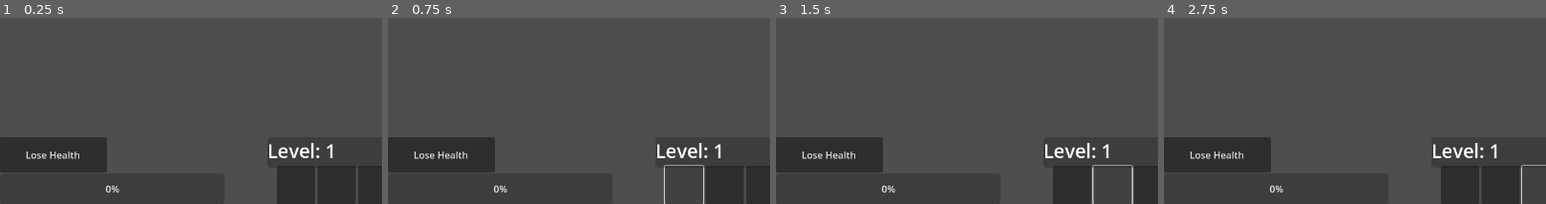
Above: before the commit, frames 1-4 (left to right).
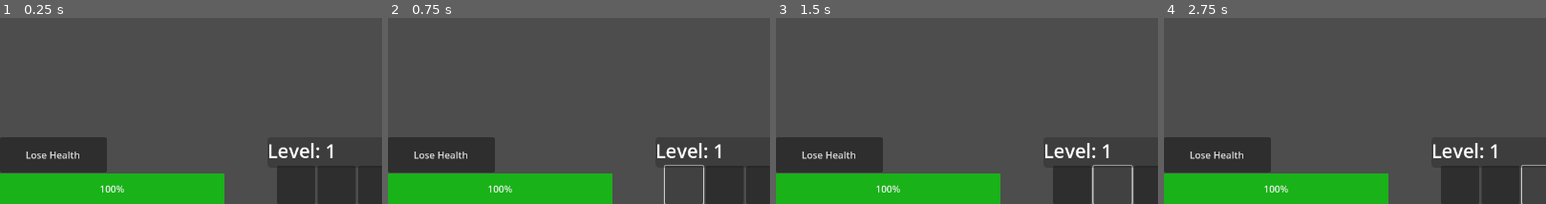
Above: after the commit, the same moments.

Repository: trex414/Profpocalypse-Purdue-Edition
Game: Godot game, scene res://test_main.tscn
Same seed, same stepped clock (60 frames per second), same inputs: the game is played once before the commit and once after it.
Inputs (mouse positions are % of the whole screen's width and height, from its top left):
- Up to frame 1 (0.25 s): no input
- Up to frame 2 (0.75 s): click (39, 95) at 0.52 s
- Up to frame 3 (1.5 s): click (44, 95) at 1.27 s
- Up to frame 4 (2.75 s): click (49, 95) at 2 s
The pictures show only the part of the screen within x 0-50%, y 50-100%; the shares and areas given below are measured in that part.

The runs differ from the first frame. In frame 1, 9.6% of the frame differs, in the area x 0-59%, y 83-100%; in frame 2, 9.6%; in frame 3, 9.6%; in frame 4, 9.6%.

Commit message:
Debugged save/delete, fixed exp saving, worked on inventory saving

Diff:
--- a/Inventory/script/inventory.gd
+++ b/Inventory/script/inventory.gd
@@ -54,6 +54,7 @@
 func _ready():
 	backpack_bg.texture = preload("res://Inventory/assets/Backpack.png")  # Load backpack image
 	$CanvasLayer/Panel/Label/ColorRect.visible = false
+	inventory = PlayerData.inventory.duplicate(true)
 	setup_inventory()
 	add_button.connect("pressed", Callable(self, "add_item"))
 	delete_button.connect("pressed", Callable(self, "delete_item"))
@@ -112,7 +113,8 @@
 		return
 
 	# Adds new item to the inventory array in Player Data
-	PlayerData.inventory.append(new_item)
+	PlayerData.inventory = inventory.duplicate(true)
+
 	print(PlayerData.get_game_state()) # Print for testing (confirm item is in inventory)
 
 	# Try to stack if item is stackable
@@ -120,6 +122,9 @@
 		for i in range(SLOT_COUNT):
 			if inventory[i] != null and inventory[i]["name"] == new_item["name"]:
 				inventory[i]["count"] += 1
+
+				PlayerData.inventory = inventory.duplicate(true)
+
 				update_inventory()
 				print("Stacked item in slot", i, "new count:", inventory[i]["count"])
 				return
@@ -128,6 +133,9 @@
 	for i in range(SLOT_COUNT):
 		if inventory[i] == null:
 			inventory[i] = new_item.duplicate()
+
+			PlayerData.inventory = inventory.duplicate(true)
+
 			update_inventory()
 			print("Added new item:", new_item["name"], "to slot", i)
 			return
@@ -168,6 +176,9 @@
 
 		# Reset selection after moving
 		selected_slot = null
+
+		PlayerData.inventory = inventory.duplicate(true)
+
 		update_inventory()
 
 	# Highlight selected slot (only if still selected)
@@ -212,10 +223,16 @@
 				return true
 	return false
 
+	PlayerData.inventory = inventory.duplicate(true)
+
+
 # Function to delete selected item
 func delete_item():
 	if selected_slot != null and inventory[selected_slot] != null:
 		inventory[selected_slot] = null
+
+		PlayerData.inventory = inventory.duplicate(true)
+
 		update_inventory()
 		print("Deleted item from slot", selected_slot)
 		deselect_item()
@@ -249,6 +266,8 @@
 					if item["count"] <= 0:
 						inventory[selected_slot] = null
 
+					PlayerData.inventory = inventory.duplicate(true)
+
 					update_inventory()
 				else:
 					print("Health is already full. Cannot use potion.")
@@ -270,6 +289,8 @@
 				item["count"] -= 1
 				if item["count"] <= 0:
 					inventory[selected_slot] = null
+
+					PlayerData.inventory = inventory.duplicate(true)
 
 				update_inventory()
 			else:
@@ -281,6 +302,9 @@
 			item["count"] -= 1
 			if item["count"] <= 0:
 				inventory[selected_slot] = null
+
+			PlayerData.inventory = inventory.duplicate(true)
+
 			update_inventory()
 		else:
 			print("Unknown spell.")
@@ -309,8 +333,12 @@
 	deselect_item()
 	if inventory[slot_index] != null:
 		hud.move_to_item_bar(inventory[slot_index], bar_slot)  # Move to HUD
+		PlayerData.item_bar[bar_slot] = inventory[slot_index]
 		inventory[slot_index] = null  # Remove from inventory
 		selected_slot = null  # Clear selection
+
+		PlayerData.inventory = inventory.duplicate(true)
+
 		update_inventory()
 
 # Function to move potion from inventory to potion bar
@@ -318,8 +346,12 @@
 	deselect_item()
 	if inventory[slot_index] != null and inventory[slot_index]["type"] == ItemType.SPELL:
 		hud.move_to_potion_bar(inventory[slot_index], bar_slot)
+		PlayerData.potion_bar[bar_slot] = inventory[slot_index]
 		inventory[slot_index] = null
 		selected_slot = null
+
+		PlayerData.inventory = inventory.duplicate(true)
+
 		update_inventory()
 	else:
 		print("Only potions can go here!")
@@ -330,6 +362,13 @@
 	for i in range(SLOT_COUNT):
 		if inventory[i] == null:
 			inventory[i] = item.duplicate()
+
+			for j in range(PlayerData.item_bar.size()):
+				if PlayerData.item_bar[j] == item:
+					PlayerData.item_bar[j] = null
+
+			PlayerData.inventory = inventory.duplicate()
+
 			update_inventory()
 			print("Added", item["name"], "to inventory slot", i)
 			return true
@@ -342,6 +381,16 @@
 	for i in range(SLOT_COUNT):
 		if inventory[i] != null and inventory[i]["name"] == potion_name:
 			inventory[i]["count"] += potion_count
+
+			for j in range(PlayerData.potion_bar.size()):
+				if PlayerData.potion_bar[j].name == potion_name:
+					if PlayerData.potion_bar[j].count > potion_count:
+						PlayerData.potion_bar[j].count -= potion_count
+					else:
+						PlayerData.potion_bar[j] = null
+
+			PlayerData.inventory = inventory.duplicate(true)
+
 			update_inventory()
 			print("Stacked", potion_count, potion_name, "in inventory slot", i)
 			return true
@@ -356,6 +405,14 @@
 				"stackable": true,
 				"count": potion_count
 			}
+			for j in range(PlayerData.potion_bar.size()):
+				if PlayerData.potion_bar[j] == null || PlayerData.potion_bar[j].is_empty():
+					continue
+				if PlayerData.potion_bar[j].name == potion_name:
+					PlayerData.potion_bar[j] = null
+
+			PlayerData.inventory = inventory.duplicate(true)
+
 			update_inventory()
 			print("Added new potion:", potion_name, "x", potion_count, "to slot", i)
 			return true
--- a/Inventory/script/inventory_manager.gd
+++ b/Inventory/script/inventory_manager.gd
@@ -7,7 +7,33 @@
 var inventory = []
 
 func _ready():
+	#SaveManager.connect("save_data_loaded", Callable(self, "_on_save_data_loaded"))
+	#print("Waiting for SaveManager to load...")
+	print("SaveManager finished loading, now initializing inventory.")
+	inventory = PlayerData.inventory.duplicate(true)
+	print("========1 inventory: ", inventory)
+
 	# Initialize empty inventory if not already set
 	if inventory.size() == 0:
+		print("Inventory save NOT detected. <============")
 		for i in range(SLOT_COUNT):
 			inventory.append(null)
+	else:
+		print("Inventory save detected. <============")
+		for i in range(SLOT_COUNT):
+			inventory.append(PlayerData.inventory[i])
+
+func _on_save_data_loaded():
+	print("SaveManager finished loading, now initializing inventory.")
+	inventory = PlayerData.inventory.duplicate(true)
+	print("========1 inventory: ", inventory)
+
+	# Initialize empty inventory if not already set
+	if inventory.size() == 0:
+		print("Inventory save NOT detected. <============")
+		for i in range(SLOT_COUNT):
+			inventory.append(null)
+	else:
+		print("Inventory save detected. <============")
+		for i in range(SLOT_COUNT):
+			inventory.append(PlayerData.inventory[i])
--- a/Main HUD/Script/exp_bar.gd
+++ b/Main HUD/Script/exp_bar.gd
@@ -16,11 +16,11 @@
 
 # initilize the EXP bar as well as ignoring mouse so we can interact with other layers
 func _ready():
-	update_exp_bar()
-	reset_exp_data()
-	self.mouse_filter = Control.MOUSE_FILTER_IGNORE
 	current_level = PlayerData.level
 	current_exp = PlayerData.exp
+	update_exp_bar()
+	#reset_exp_data()
+	self.mouse_filter = Control.MOUSE_FILTER_IGNORE
 
 # Function to bring the EXP bar back to the start of level 1
 func reset_exp_data():
@@ -47,11 +47,12 @@
 		current_level += 1
 		#DEBUG
 		print("Leveled up! New level:", current_level)
-	update_exp_bar()
 
 	# Update PlayerData
 	PlayerData.exp = current_exp
 	PlayerData.level = current_level
+
+	update_exp_bar()
 
 # Function to lose EXP
 func lose_exp(amount: int):
@@ -61,10 +62,11 @@
 	#DEBUG
 	print("Lost", amount, "EXP. Current EXP:", current_exp)
 
+	# Update PlayerData
+	PlayerData.exp = current_exp
+
 	update_exp_bar()
 
-	# Update PlayerData
-	PlayerData.exp = current_exp
 
 # Function to update the EXP bar UI
 func update_exp_bar():
--- a/MajorInformation/Scenes/MajorInformation.tscn
+++ b/MajorInformation/Scenes/MajorInformation.tscn
@@ -38,6 +38,7 @@
 text = "Percent Complete:"
 
 [node name="PrerequisiteFlowchart2" type="Button" parent="CanvasLayer/Panel"]
+layout_mode = 0
 offset_left = 21.0
 offset_top = 563.0
 offset_right = 250.0
@@ -45,6 +46,7 @@
 text = "Show Prerequistie Flowchart"
 
 [node name="CompleteCourse" type="Button" parent="CanvasLayer/Panel"]
+layout_mode = 0
 offset_left = 290.0
 offset_top = 563.0
 offset_right = 450.0
@@ -52,6 +54,7 @@
 text = "Complete Semester"
 
 [node name="PrerequisiteFlowchart" type="Button" parent="CanvasLayer/Panel"]
+layout_mode = 0
 offset_left = 19.0
 offset_top = 14.0
 offset_right = 80.0
--- a/scripts/PlayerData.gd
+++ b/scripts/PlayerData.gd
@@ -4,6 +4,11 @@
 # Called when the node enters the scene tree for the first time.
 func _ready() -> void:
 	load_on_start()
+	print("Inventory after load: ", inventory)
+	print("=================")
+	print("Item Bar after load: ", item_bar)
+	print("=================")
+	print("Potion Bar after load: ", potion_bar)
 
 
 # Called every frame. 'delta' is the elapsed time since the previous frame.
@@ -14,6 +19,8 @@
 # Player data variables (initialized but not hardcoded)
 var position: Vector2
 var inventory: Array
+var item_bar: Array
+var potion_bar: Array
 var level: int
 var exp: int
 var health: int
@@ -25,6 +32,8 @@
 		"player": {
 			"position": {"x": position.x, "y": position.y},
 			"inventory": inventory,
+			"item_bar": item_bar,
+			"potion_bar": potion_bar,
 			"level": level,
 			"exp": exp,
 			"health": health,
@@ -33,11 +42,29 @@
 
 	# Function to apply loaded data (for loading)
 func apply_game_state(data):
-	position = Vector2(data.player.position.x, data.player.position.y)
-	inventory = data.player.inventory
-	level = data.player.level
-	exp = data.player.exp
-	health = data.player.health
+	if "player" in data:
+		var player_data = data["player"]
+
+		if "position" in player_data:
+			position = Vector2(player_data.position.x, player_data.position.y)
+
+		if "inventory" in player_data:
+			inventory = player_data.inventory.duplicate(true)  # Deep copy to prevent referencing issues
+
+		if "item_bar" in player_data:
+			item_bar = player_data.item_bar.duplicate(true)
+
+		if "potion_bar" in player_data:
+			potion_bar = player_data.potion_bar.duplicate(true)
+
+		if "level" in player_data:
+			level = player_data.level
+
+		if "exp" in player_data:
+			exp = player_data.exp
+
+		if "health" in player_data:
+			health = player_data.health
 
 
 	# Function to load data on startup
@@ -46,8 +73,20 @@
 
 	# Function to set default values only if no save is found
 func set_default_values():
+	print("No save detected ==========>>>>")
 	position = Vector2(0, 0)
 	inventory = []
+
+	item_bar = []
+	item_bar.clear()
+	item_bar.resize(5)
+	item_bar.fill({})
+
+	potion_bar = []
+	potion_bar.clear()
+	potion_bar.resize(5)
+	potion_bar.fill({})
+
 	level = 1
 	exp = 0
 	health = 100
--- a/scripts/SaveManager.gd
+++ b/scripts/SaveManager.gd
@@ -1,6 +1,8 @@
 # Player / Game state information needs to be stored in a Dictionary (Godot equivalent of an object). These functions save/load/delete this data as a JSON when called.
 
 extends Node
+
+signal save_data_loaded # Signal so "inventory" waits for save to load
 
 var save_path = "user://save_game.json"
 
@@ -36,9 +38,8 @@
 		else:
 			print("Unsuccessful game load.")
 	else:
-		print("No save found.")
-		# Could choose to create a new game here, if there is no save file found.
-		# PlayerData.set_default_values()
+		print("File does not exist")
+		PlayerData.set_default_values()
 
 func delete():
 	# TODO: Make delete game force user back to main menu.
Not shown, changed: CharacterCustomization/UIpack_vector.svg.import
Not shown, changed: CharacterCustomization/kenvector_future.ttf.import
